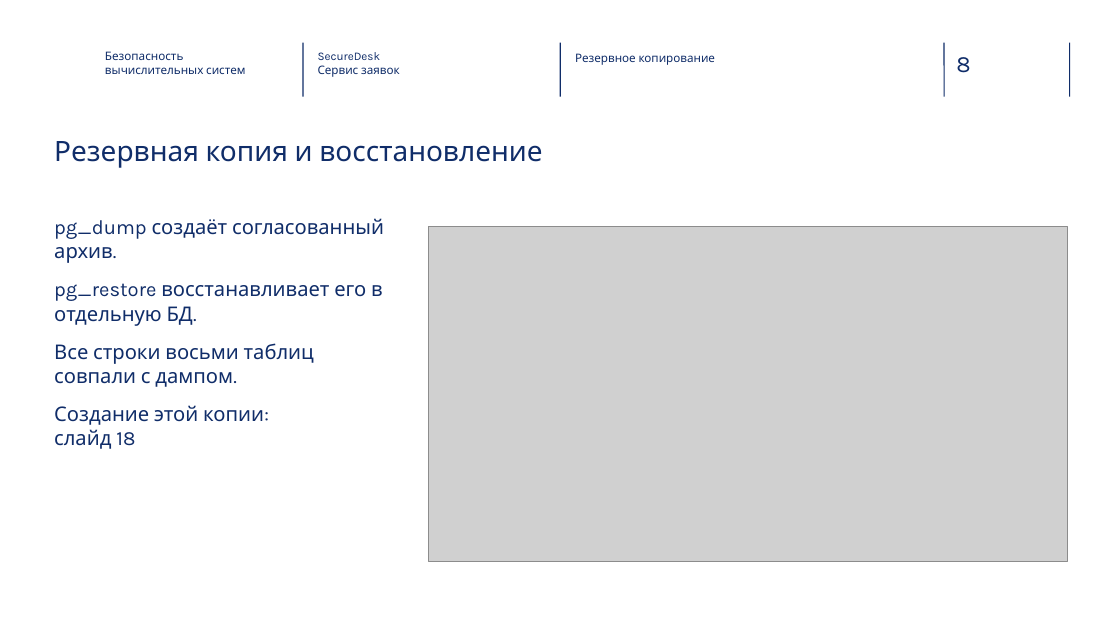
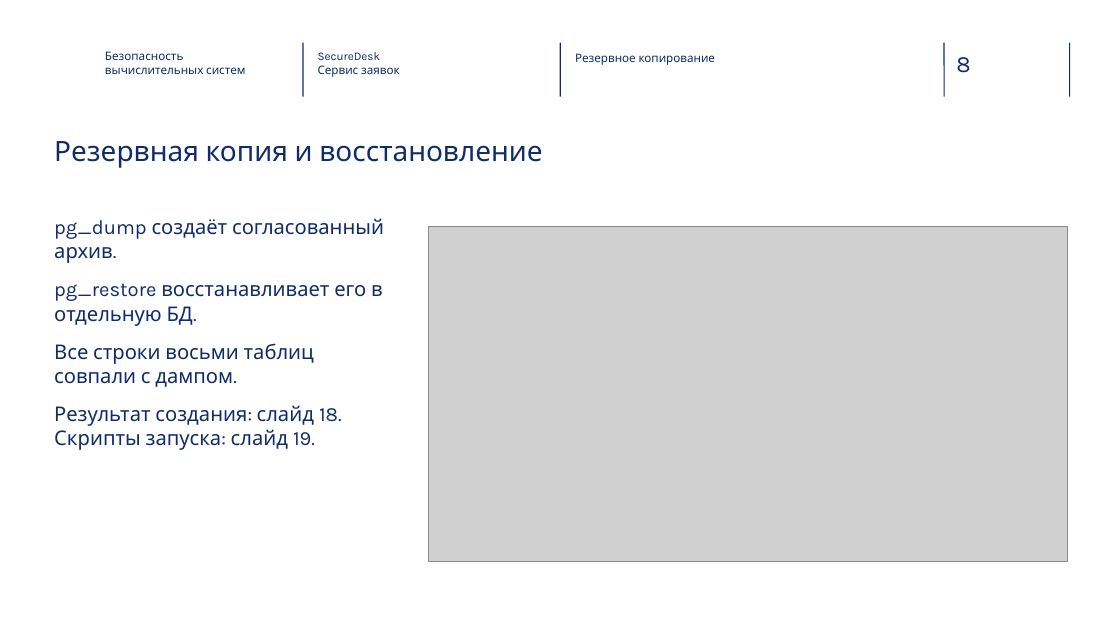
Before and after one commit to alalzhukof/vk-task, a slide deck: slide 8 of SecureDesk-HSE-v2.pptx. Drawn at 1120x630 pixels with LibreOffice and Linux fonts; fonts in the diff are those of the drawing; grey boxes stand for pictures; background and template pictures are left out. Boxes give left, top, right and bottom in pixels: in the first picture for what was removed or moved away, otherwise in the second. Text is boxed around its words. In the diff, an @@ line names an element or a change of style, - is before the commit and + after.

```diff
--- a/SecureDesk-HSE-v2.pptx
+++ b/SecureDesk-HSE-v2.pptx
@@ text at (54, 405, 342, 450): text changed @@
-Создание этой копии:
-слайд 18
+Результат создания: слайд 18.
+Скрипты запуска: слайд 19.
```
Also in this commit, not shown: 9 other slides changed, 2 slides added.
